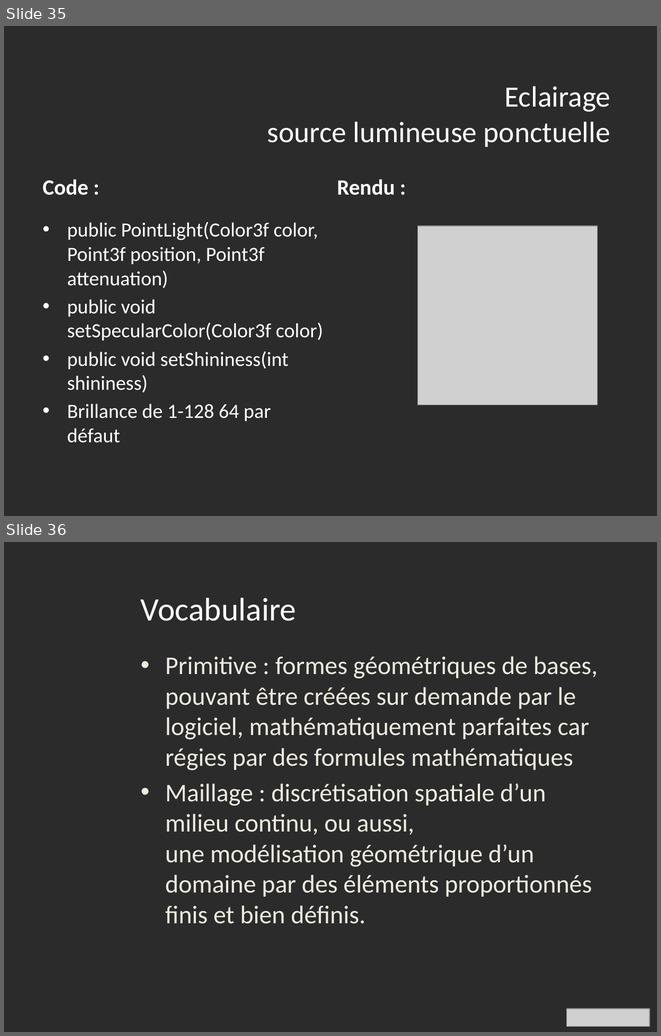
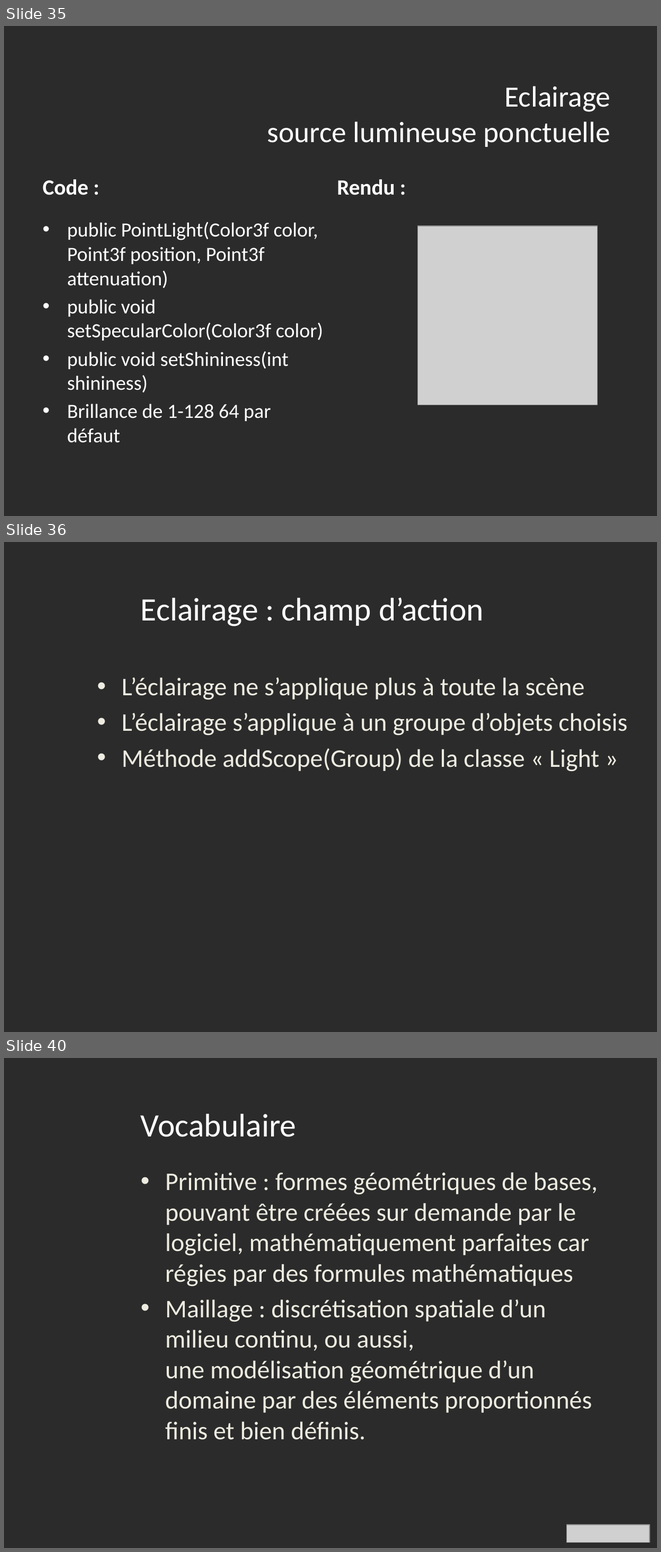
Before and after one commit to IlsanS/Math3D, a slide deck: powerpoint/Presentation1_ilsan.pptx. Shown one above the other, each under a label of ours: slides 35 and 36 before the commit, slides 35, 36 and 40 after it; the slides between them are not shown. The pictures are 661x1036 and 661x1552 pixels, drawn with LibreOffice and Linux fonts; fonts in the diff are those of the drawing; grey boxes stand for pictures; background and template pictures are left out; a plain dark background stands for a picture behind light text. Boxes give left, top, right and bottom in pixels: in the first picture for what was removed or moved away, otherwise in the second. Text is boxed around its words. In the diff, an @@ line names an element or a change of style, - is before the commit and + after.

```diff
--- a/powerpoint/Presentation1_ilsan.pptx
+++ b/powerpoint/Presentation1_ilsan.pptx
@@ slide 36 added at (x1=4, y1=542, x2=657, y2=1032), background picture (left out) @@
@@ title added at (x1=141, y1=598, x2=484, y2=626), 36 pt, text #FFFFFF @@
+Eclairage : champ d’action
@@ text added at (x1=122, y1=677, x2=627, y2=771), 28 pt, text #EEECE1 @@
+• L’éclairage ne s’applique plus à toute la scène
+• L’éclairage s’applique à un groupe d’objets choisis
+• Méthode addScope(Group) de la classe « Light »
@@ what was slide 36 is now slide 40 @@
```
Also in this commit, not shown: 1 slide changed, 3 other slides added, 3 other files.
